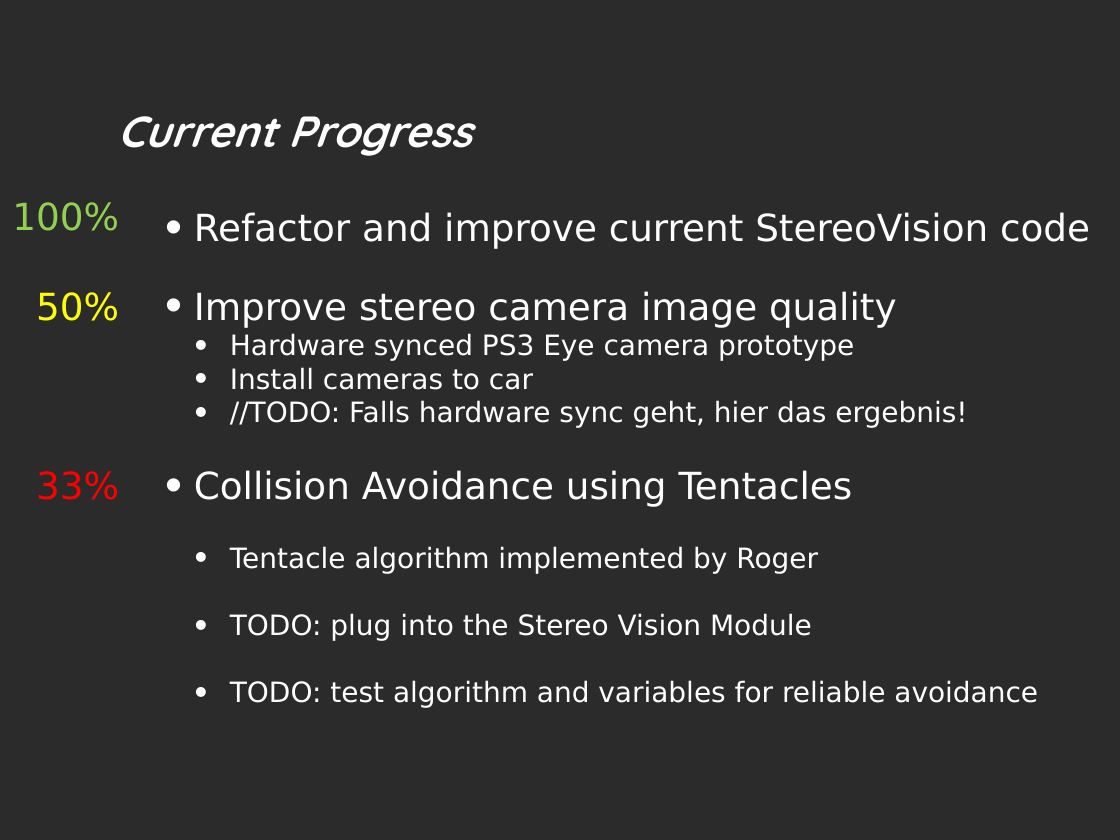
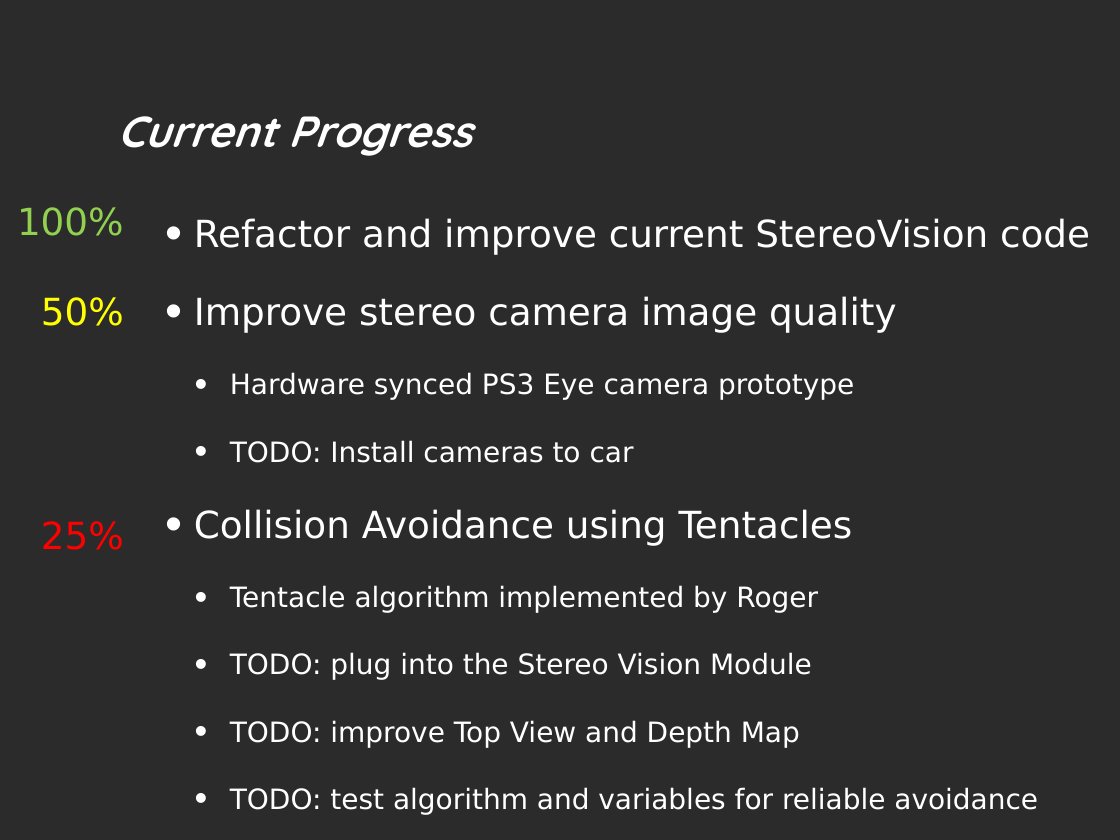
Before and after one commit to ModelCar/Autonomous-Car, a slide deck: slide 6 of iMX6/opencv/Stereovision/documentation/Simon's Stuff/Midterm Präsi Simon.pptx. Drawn at 1120x840 pixels with LibreOffice and Linux fonts; fonts in the diff are those of the drawing; background and template pictures are left out; a plain dark background stands for a picture behind light text. Boxes give left, top, right and bottom in pixels: in the first picture for what was removed or moved away, otherwise in the second. Text is boxed around its words. In the diff, an @@ line names an element or a change of style, - is before the commit and + after.

Commit message:
präsi update

```diff
--- a/iMX6/opencv/Stereovision/documentation/Simon's Stuff/Midterm Präsi Simon.pptx
+++ b/iMX6/opencv/Stereovision/documentation/Simon's Stuff/Midterm Präsi Simon.pptx
@@ text at bbox=[230, 440, 634, 463]: text changed @@
-  • Install cameras to car
-  • //TODO: Falls hardware sync geht, hier das ergebnis!
+  • TODO: Install cameras to car
@@ text at bbox=[41, 521, 124, 550]: text changed @@
-33%
+25%
@@ text at bbox=[230, 720, 800, 748]: paragraph added @@
+  • TODO: improve Top View and Depth Map
```
